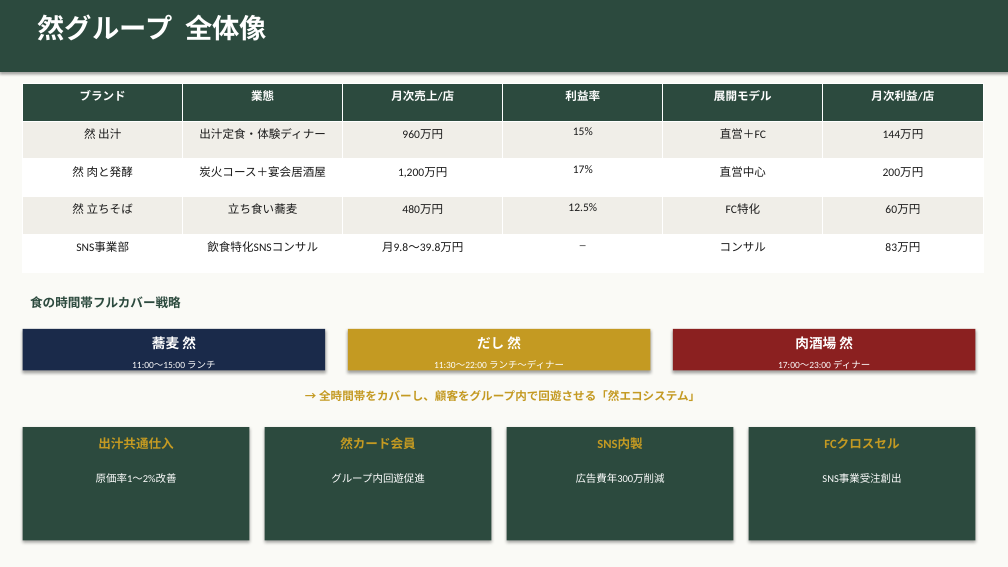
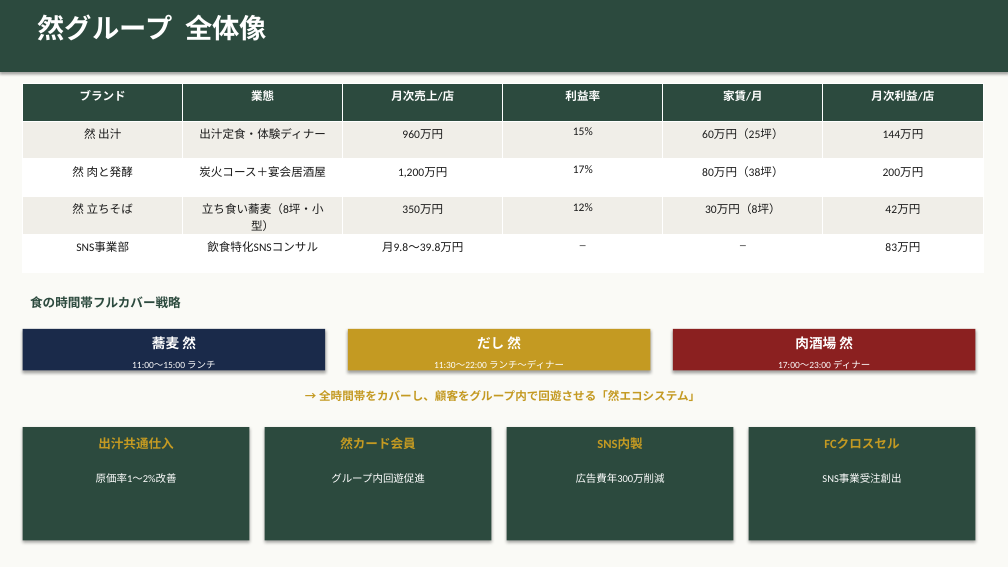
Before and after one commit to hunkotusaisinryo-lab/test-repo, a slide deck: slide 4 of zen/07_融資・投資家資料/然グループ_統合ピッチデッキ_強化版.pptx. Drawn at 1008x567 pixels with LibreOffice and Linux fonts; fonts in the diff are those of the drawing. Boxes give left, top, right and bottom in pixels: in the first picture for what was removed or moved away, otherwise in the second. Text is boxed around its words. In the diff, an @@ line names an element or a change of style, - is before the commit and + after.

```diff
--- a/zen/07_融資・投資家資料/然グループ_統合ピッチデッキ_強化版.pptx
+++ b/zen/07_融資・投資家資料/然グループ_統合ピッチデッキ_強化版.pptx
@@ table at (23, 83, 985, 272) @@
-row 1, column 5: 展開モデル
+row 1, column 5: 家賃/月
-row 2, column 5: 直営＋FC
+row 2, column 5: 60万円（25坪）
-row 3, column 5: 直営中心
+row 3, column 5: 80万円（38坪）
-row 4: 然 立ちそば | 立ち食い蕎麦 | 480万円 | 12.5% | FC特化 | 60万円
+row 4: 然 立ちそば | 立ち食い蕎麦（8坪・小型） | 350万円 | 12% | 30万円（8坪） | 42万円
-row 5, column 5: コンサル
+row 5, column 5: ─
```
Also in this commit, not shown: 5 other slides changed, 3 slides added, 1 other file.
